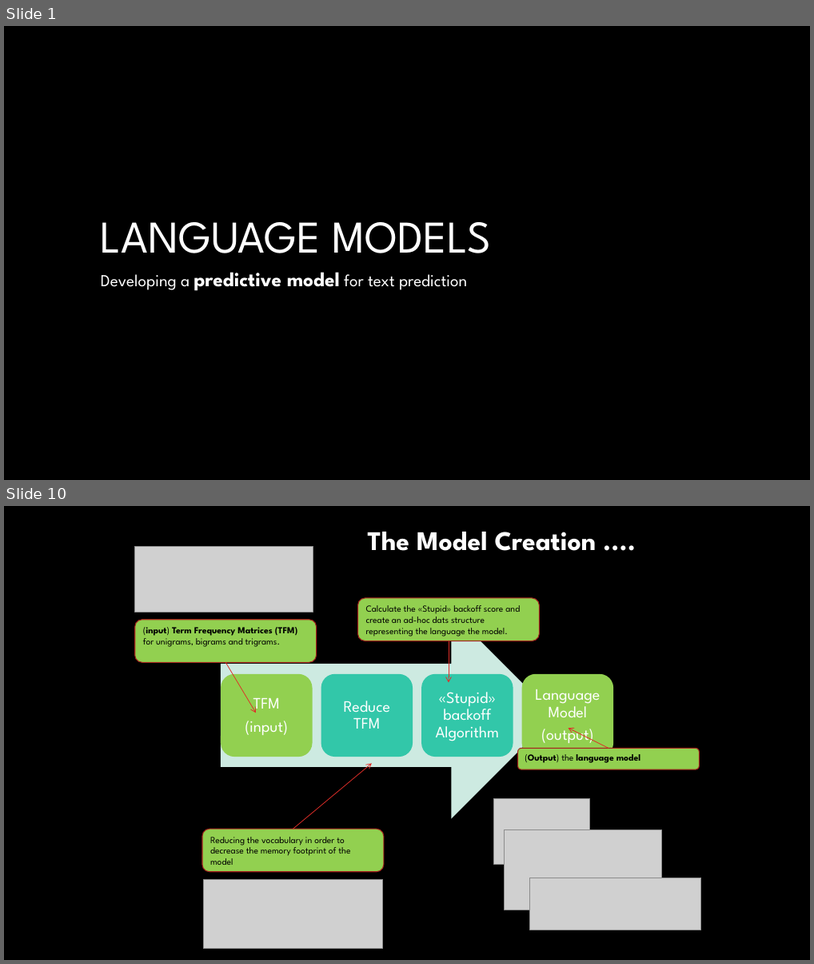
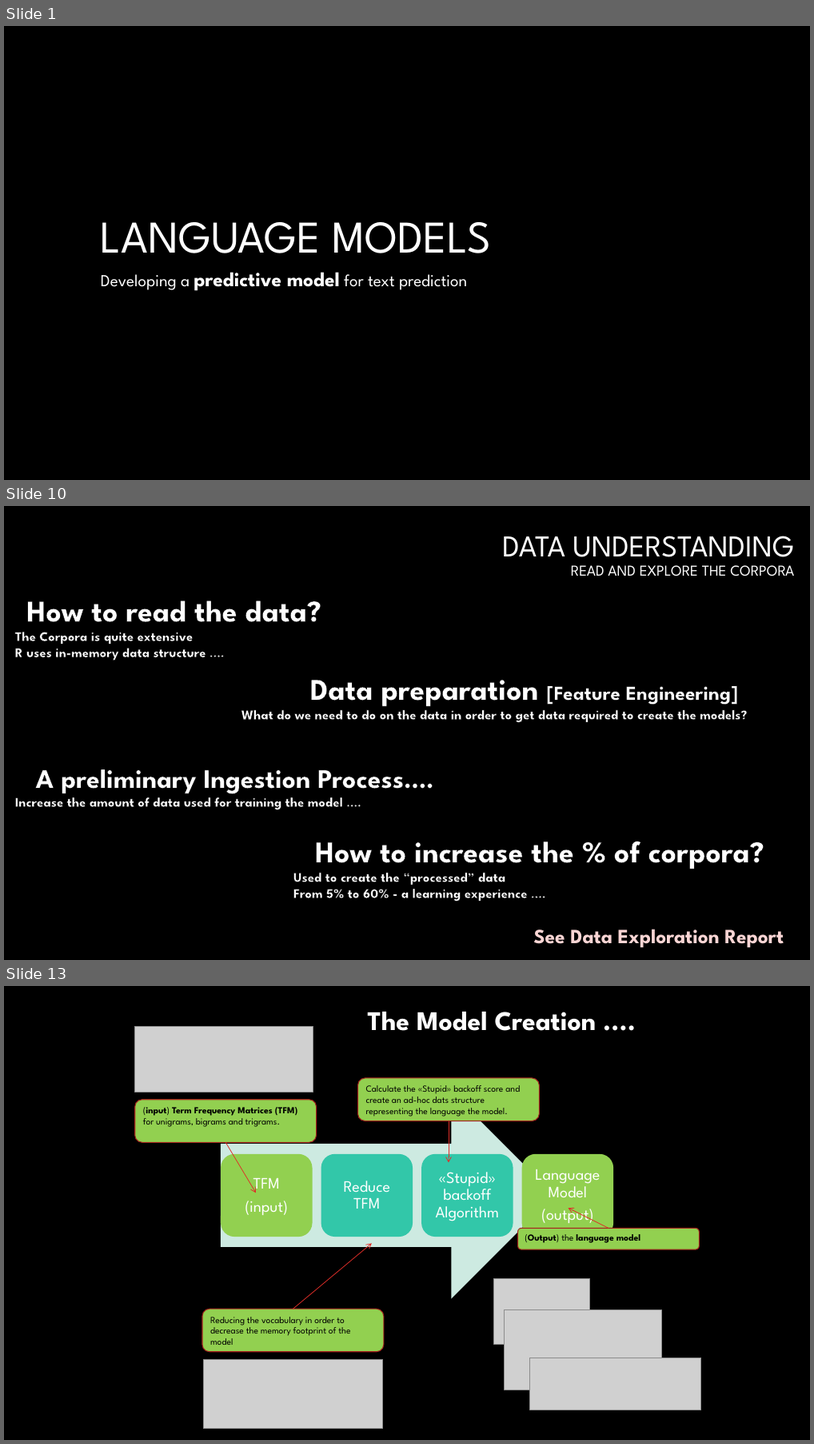
Before and after one commit to pparacch/CapstoneProjectDataScienceSpecialization, a slide deck: notes/meetUp_case_textPrediction.pptx. Shown one above the other, each under a label of ours: slides 1 and 10 before the commit, slides 1, 10 and 13 after it; the slides between them are not shown. The pictures are 814x964 and 814x1444 pixels, drawn with LibreOffice and Linux fonts; fonts in the diff are those of the drawing; grey boxes stand for pictures; background and template pictures are left out. Boxes give left, top, right and bottom in pixels: in the first picture for what was removed or moved away, otherwise in the second. Text is boxed around its words. In the diff, an @@ line names an element or a change of style, - is before the commit and + after.

```diff
--- a/notes/meetUp_case_textPrediction.pptx
+++ b/notes/meetUp_case_textPrediction.pptx
@@ slide 10 added at (4, 506, 810, 960), background #000000 @@
@@ title added at (502, 536, 794, 576), 18 pt, text #FFFFFF @@
+DATA UNDERSTANDING
+READ AND EXPLORE THE CORPORA
@@ text added at (15, 600, 322, 660), 16 pt, text #FFFFFF, bold @@
+How to read the data?
+The Corpora is quite extensive
+R uses in-memory data structure ….
@@ text added at (242, 680, 747, 722), 16 pt, text #FFFFFF, bold @@
+Data preparation [Feature Engineering]
+What do we need to do on the data in order to get data required to create the models?
@@ text added at (15, 769, 434, 809), 16 pt, text #FFFFFF, bold @@
+A preliminary Ingestion Process….
+Increase the amount of data used for training the model ….
@@ text added at (294, 841, 765, 900), 16 pt, text #FFFFFF, bold @@
+How to increase the % of corpora?
+Used to create the “processed” data
+From 5% to 60% - a learning experience ….
@@ text added at (534, 928, 784, 948), 24 pt, text pattern #DF2E28 on #F9D5D4, bold @@
+See Data Exploration Report
@@ what was slide 10 is now slide 13 @@
```
Also in this commit, not shown: 6 slides changed, 4 other slides added, 2 slides removed.
